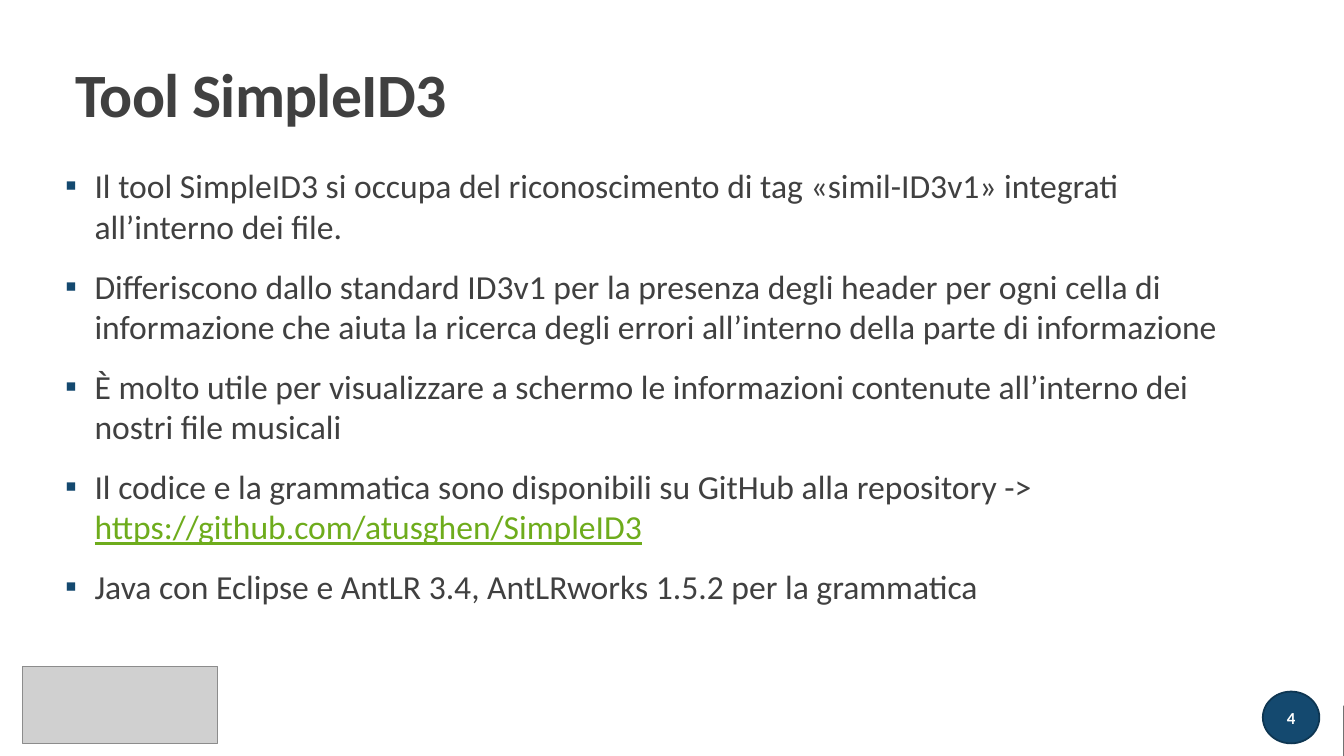
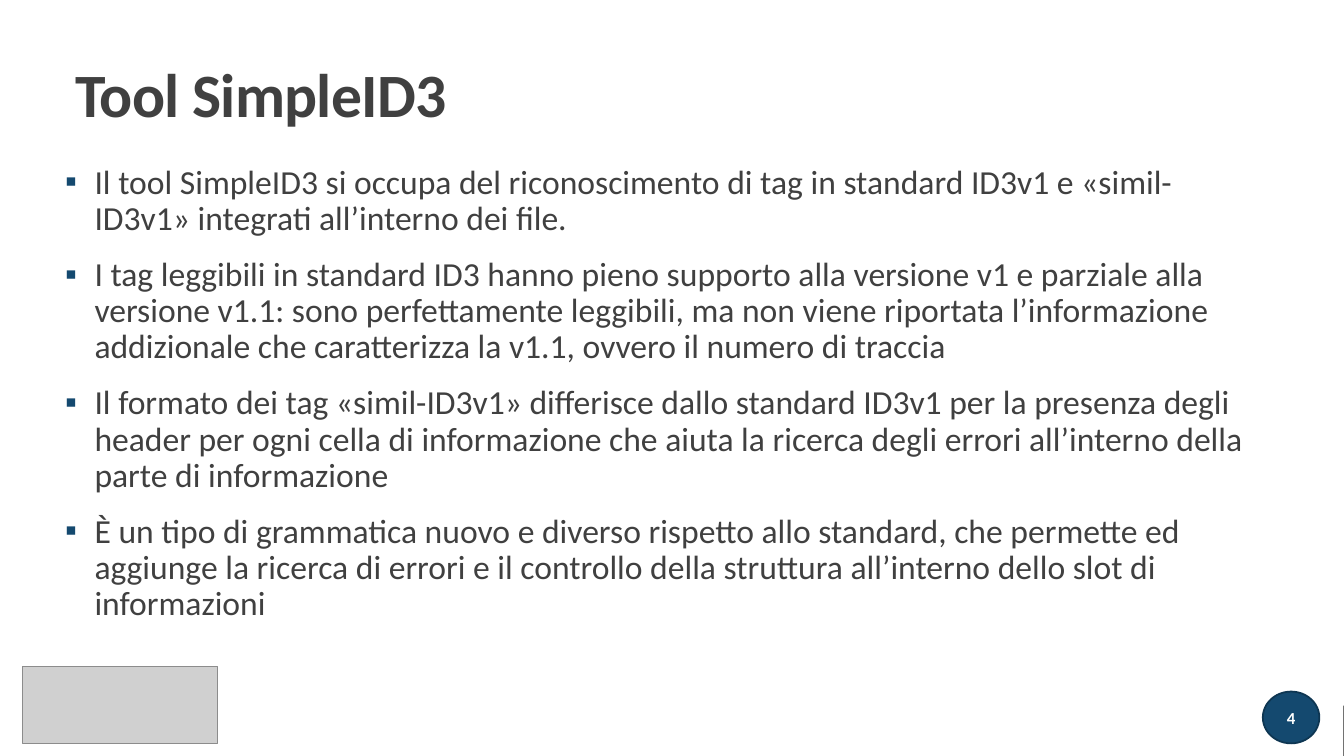
Before and after one commit to atusghen/SimpleID3, a slide deck: slide 4 of presentazione.pptx. Drawn at 1344x756 pixels with LibreOffice and Linux fonts; fonts in the diff are those of the drawing; grey boxes stand for pictures. Boxes give left, top, right and bottom in pixels: in the first picture for what was removed or moved away, otherwise in the second. Text is boxed around its words. In the diff, an @@ line names an element or a change of style, - is before the commit and + after.

Commit message:
final presentazione

```diff
--- a/presentazione.pptx
+++ b/presentazione.pptx
@@ text at (95, 170, 1242, 616): text changed @@
-▪ Il tool SimpleID3 si occupa del riconoscimento di tag «simil-ID3v1» integrati all’interno dei file.
-▪ Differiscono dallo standard ID3v1 per la presenza degli header per ogni cella di informazione che aiuta la ricerca degli errori all’interno della parte di informazione
-▪ È molto utile per visualizzare a schermo le informazioni contenute all’interno dei nostri file musicali
-▪ Il codice e la grammatica sono disponibili su GitHub alla repository -> https://github.com/atusghen/SimpleID3
-▪ Java con Eclipse e AntLR 3.4, AntLRworks 1.5.2 per la grammatica
+▪ Il tool SimpleID3 si occupa del riconoscimento di tag in standard ID3v1 e «simil-ID3v1» integrati all’interno dei file.
+▪ I tag leggibili in standard ID3 hanno pieno supporto alla versione v1 e parziale alla versione v1.1: sono perfettamente leggibili, ma non viene riportata l’informazione addizionale che caratterizza la v1.1, ovvero il numero di traccia
+▪ Il formato dei tag «simil-ID3v1» differisce dallo standard ID3v1 per la presenza degli header per ogni cella di informazione che aiuta la ricerca degli errori all’interno della parte di informazione
+▪ È un tipo di grammatica nuovo e diverso rispetto allo standard, che permette ed aggiunge la ricerca di errori e il controllo della struttura all’interno dello slot di informazioni
```
Also in this commit, not shown: 1 slide added, 1 other file.
